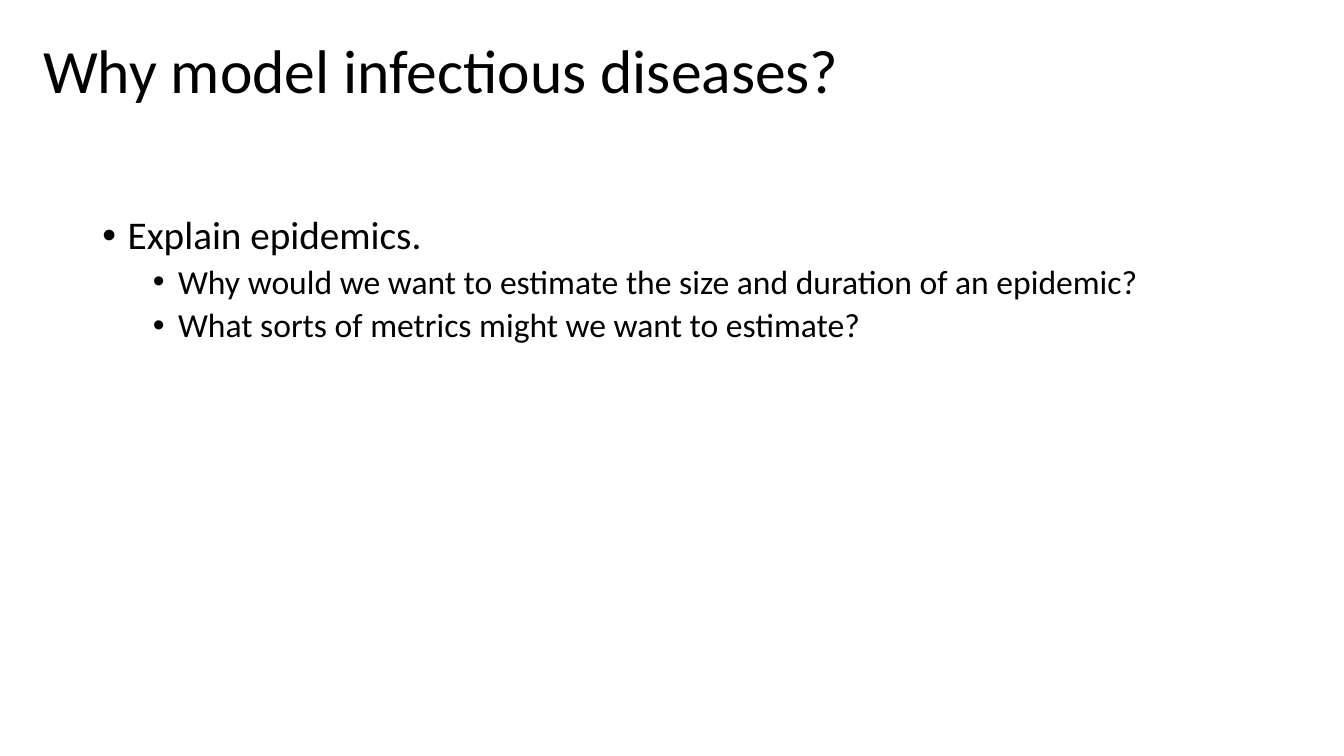
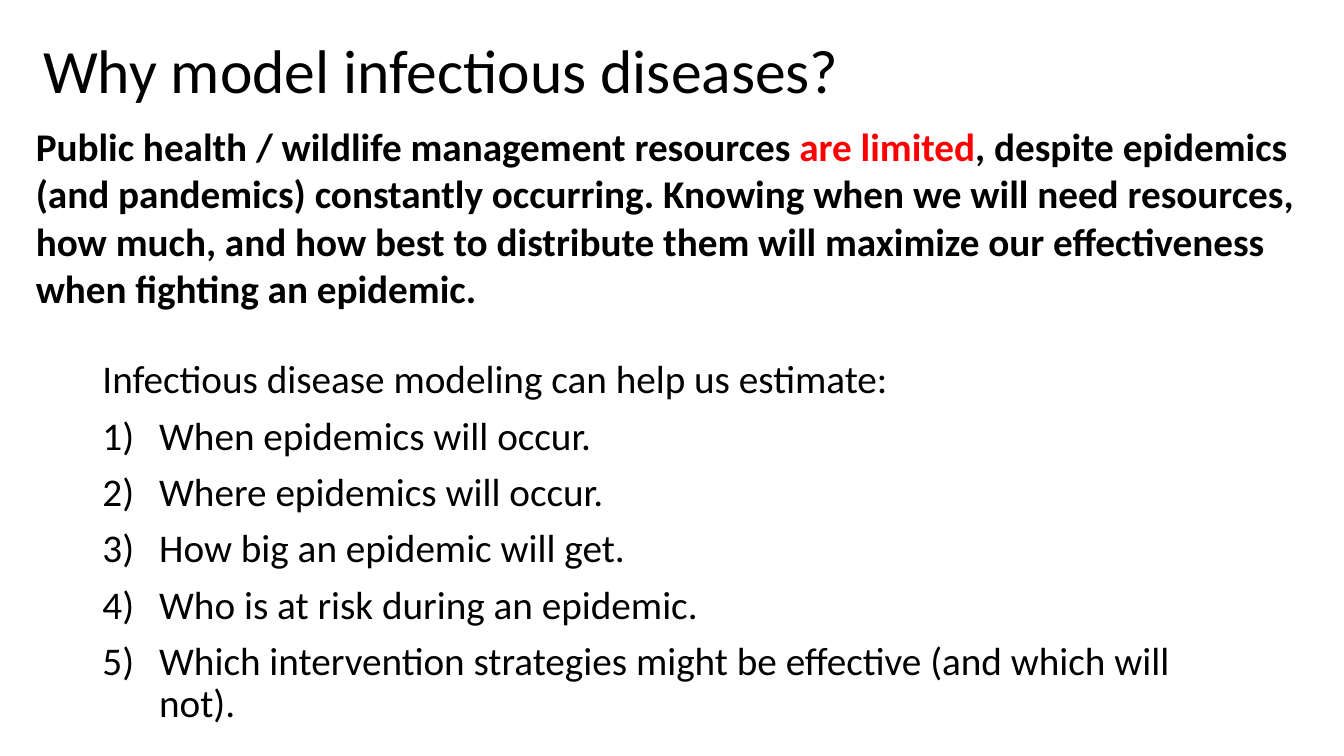
Before and after one commit to grimaudo-at/SIR_lecture, a slide deck: slide 3 of SIR_lecture.pptx. Drawn at 1344x756 pixels with LibreOffice and Linux fonts; fonts in the diff are those of the drawing. Boxes give left, top, right and bottom in pixels: in the first picture for what was removed or moved away, otherwise in the second. Text is boxed around its words. In the diff, an @@ line names an element or a change of style, - is before the commit and + after.

```diff
--- a/SIR_lecture.pptx
+++ b/SIR_lecture.pptx
@@ text added at (x1=36, y1=133, x2=1294, y2=310), 28 pt, text #000000, bold @@
+Public health / wildlife management resources are limited, despite epidemics (and pandemics) constantly occurring. Knowing when we will need resources, how much, and how best to distribute them will maximize our effectiveness when fighting an epidemic.
@@ text at (x1=102, y1=365, x2=1169, y2=722): text changed; size 24 to 28 pt @@
-• Explain epidemics.
-  • Why would we want to estimate the size and duration of an epidemic?
-  • What sorts of metrics might we want to estimate?
+Infectious disease modeling can help us estimate:
+1) When epidemics will occur.
+2) Where epidemics will occur.
+3) How big an epidemic will get.
+4) Who is at risk during an epidemic.
+5) Which intervention strategies might be effective (and which will not).
```
Also in this commit, not shown: 1 other slide changed, 2 other files.
